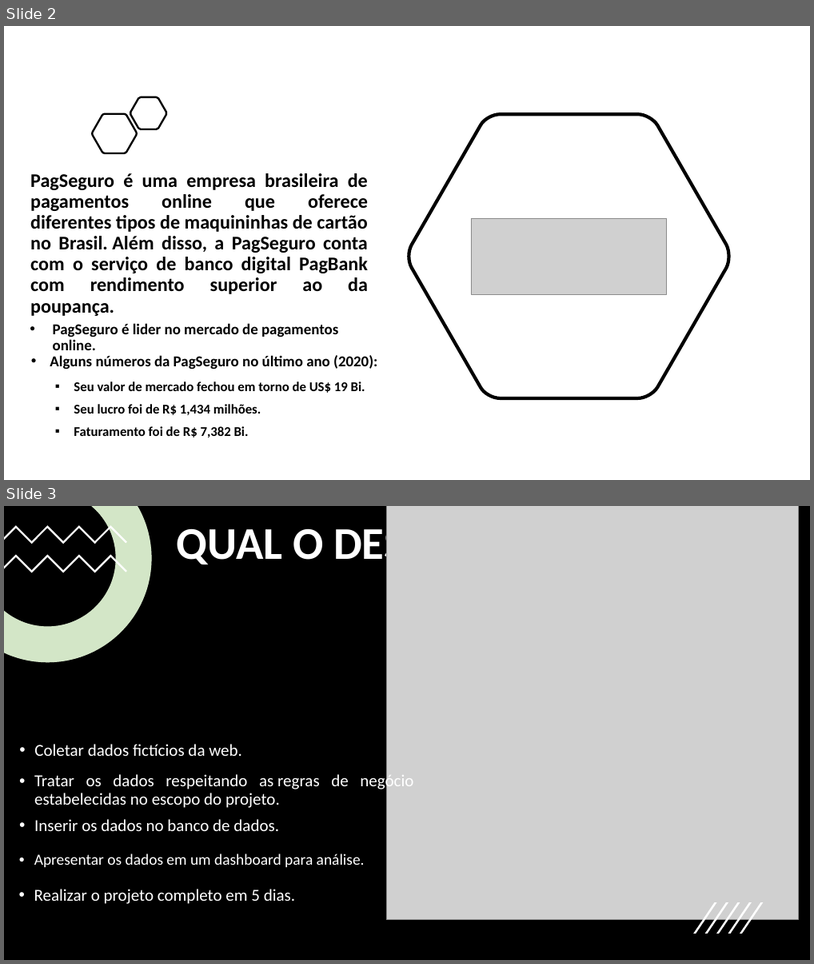
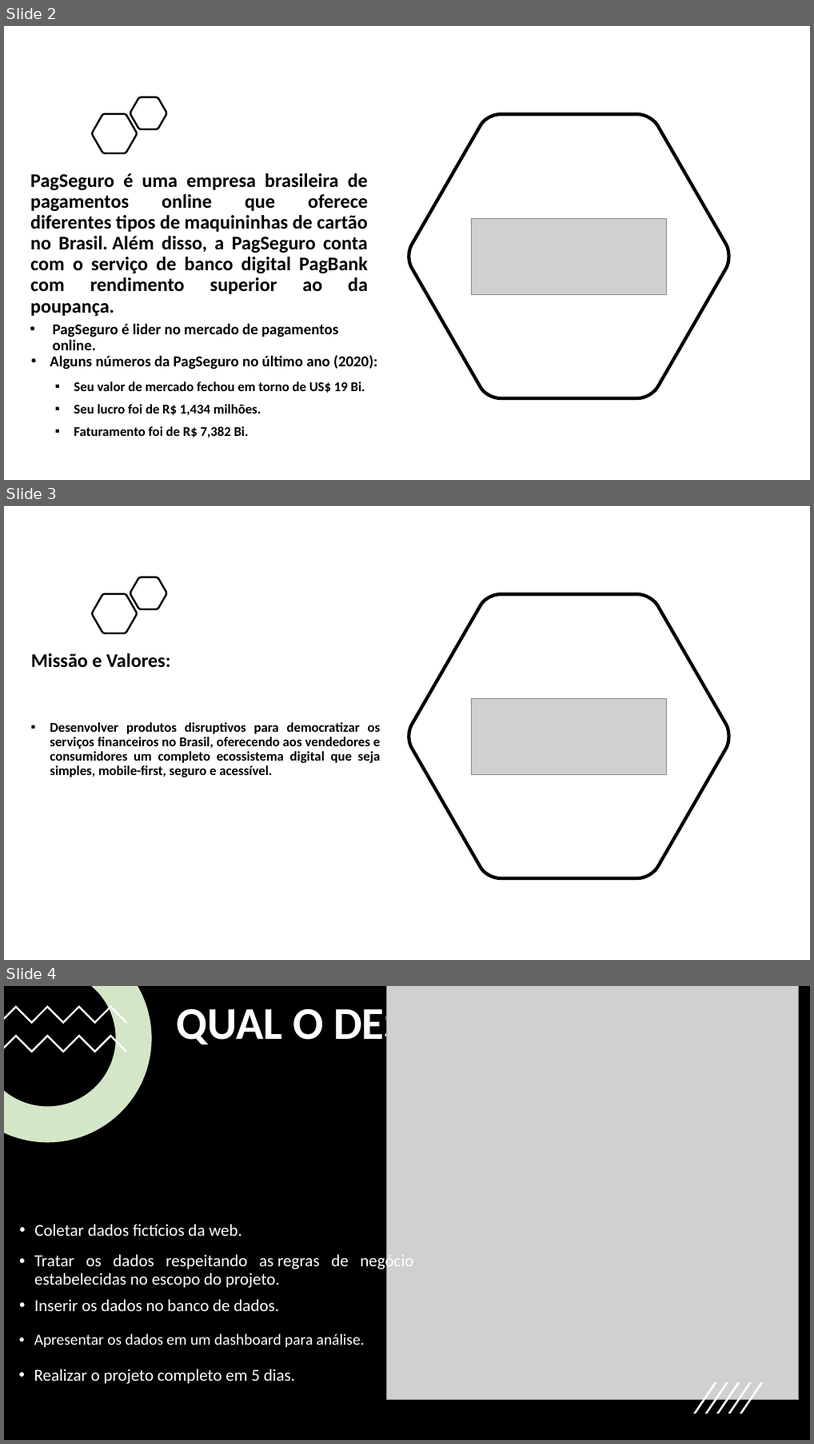
Before and after one commit to pablo-sa-souza/PitchCompasso, a slide deck: Pag apresentação.pptx. Shown one above the other, each under a label of ours: slides 2 and 3 before the commit, slides 2, 3 and 4 after it. The pictures are 814x964 and 814x1444 pixels, drawn with LibreOffice and Linux fonts; fonts in the diff are those of the drawing; grey boxes stand for pictures. Boxes give left, top, right and bottom in pixels: in the first picture for what was removed or moved away, otherwise in the second. Text is boxed around its words. In the diff, an @@ line names an element or a change of style, - is before the commit and + after.

Commit message:
Update Pag apresentação.pptx
update ppt.

```diff
--- a/Pag apresentação.pptx
+++ b/Pag apresentação.pptx
@@ slide 3 added at [4,506,810,960], background #FFFFFF @@
@@ freeform shape added at [130,577,166,609], outline #000000 2.25 pt @@
@@ freeform shape added at [92,594,137,633], outline #000000 2.25 pt @@
@@ freeform shape added at [410,594,730,878], outline #000000 4 pt @@
@@ title added at [31,653,171,667], 23 pt, text #000000, bold @@
+Missão e Valores:
@@ picture added at [471,698,667,775] @@
@@ text added at [50,722,381,777], 16 pt, text #000000, bold @@
+▪ Desenvolver produtos disruptivos para democratizar os serviços financeiros no Brasil, oferecendo aos vendedores e consumidores um completo ecossistema digital que seja simples, mobile-first, seguro e acessível.
@@ what was slide 3 is now slide 4 @@
```
Also in this commit, not shown: 1 slide changed.
